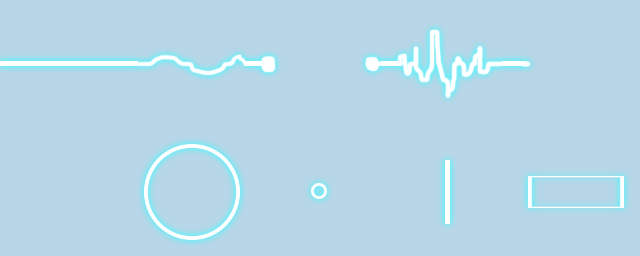
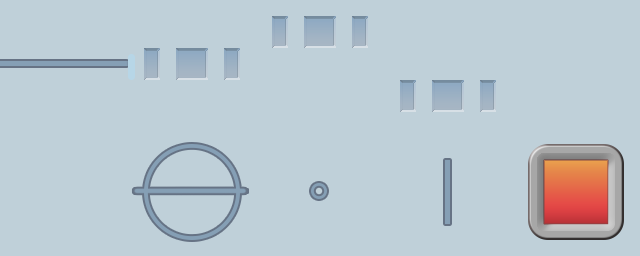
Layer changes from the first 640px x 256px image to the second:
showed "Layer 2", painted on it over (x1=20, y1=2, x2=135, y2=80)
added layer "Layer 8" above "plate" over (x1=544, y1=160, x2=608, y2=224)
added layer "plate" above "Layer 7 copy 2" over (x1=528, y1=144, x2=624, y2=240)
added layer "Layer 7 copy 2" (64%) above "Layer 7 copy" over (x1=400, y1=80, x2=496, y2=112)
added layer "Layer 7 copy" (64%) above "Layer 7" over (x1=272, y1=16, x2=368, y2=48)
"Layer 7": opacity 100% → 64%, painted on it over (x1=144, y1=48, x2=240, y2=80)
moved "Layer 1" above "Layer 6", painted on it over (x1=0, y1=29, x2=624, y2=240)
painted on "Background" over (x1=0, y1=0, x2=640, y2=256)
